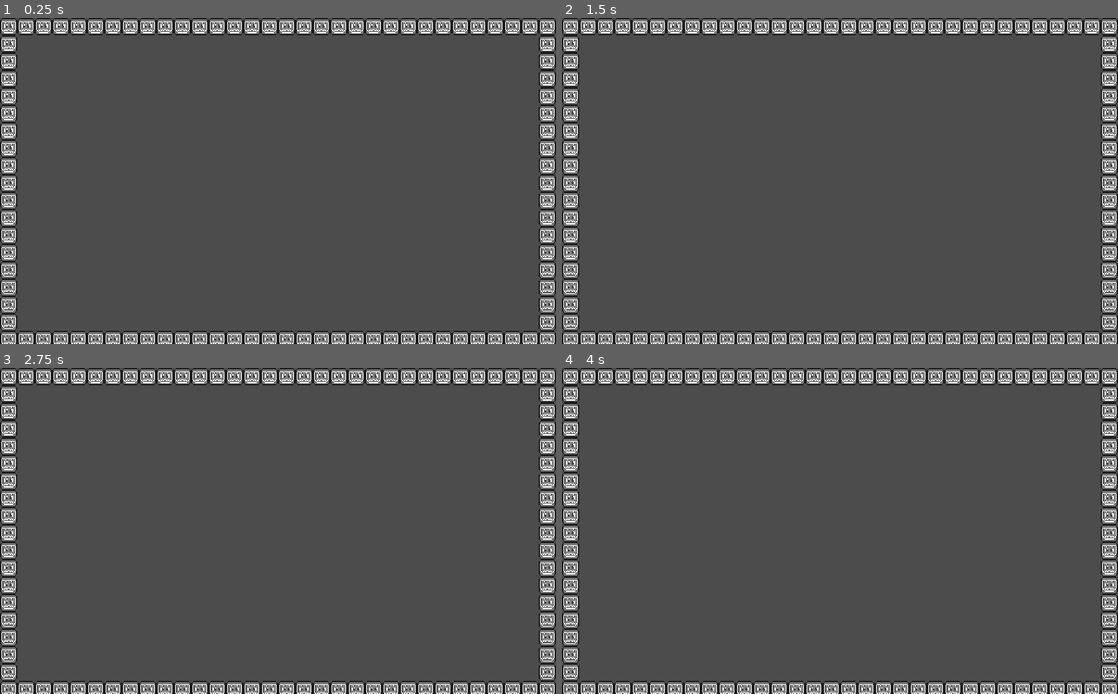
Above: before the commit, frames 1-4 (two rows, left to right).
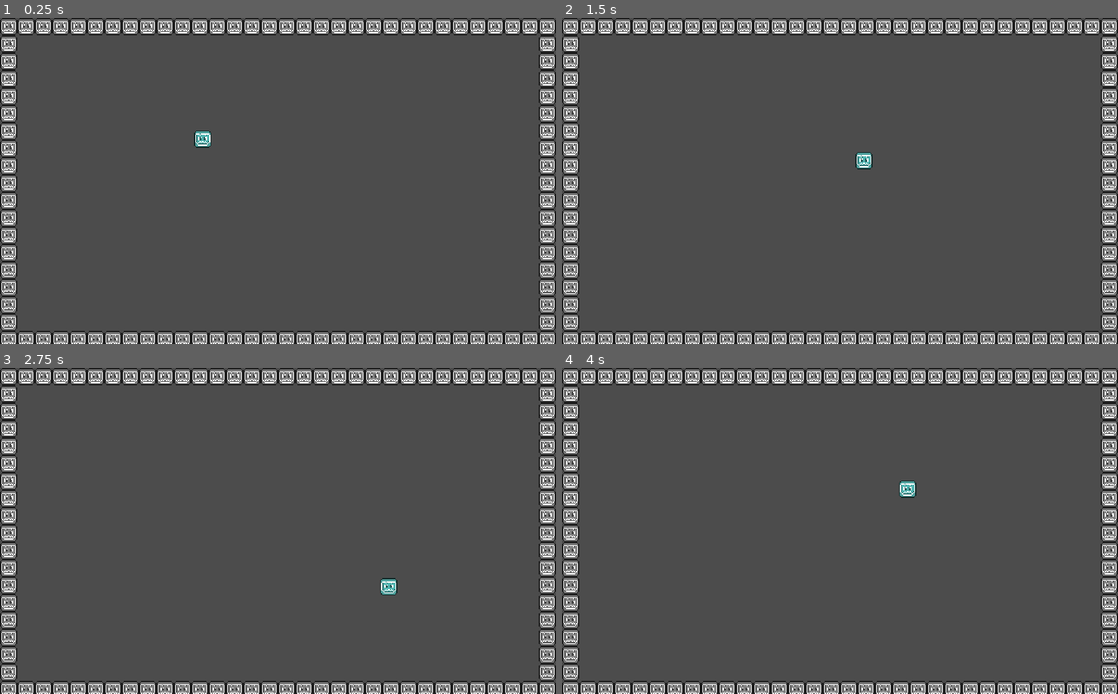
Above: after the commit, the same moments.

Repository: mewore/rgb-squad
Game: Godot game, scene res://Game.tscn
Two runs of this game, one before a commit and one after it. Both use one fixed random seed, a clock stepped at 60 frames per second and the inputs below.
Inputs:
- Up to frame 1 (0.25 s): no input
- Up to frame 2 (1.5 s): tap Enter at 0.5 s; hold Right (move_right, bound only after the commit) 0.53-1.28 s; hold Down (move_down, bound only after the commit) from 1.28 s (still down)
- Up to frame 3 (2.75 s): release Down (move_down, bound only after the commit) at 2.03 s; hold Right (move_right, bound only after the commit) from 2.03 s (still down)
- Up to frame 4 (4 s): release Right (move_right, bound only after the commit) at 2.78 s; hold Up (move_up, bound only after the commit) 2.78-3.53 s; hold Left (move_left, bound only after the commit) from 3.53 s (still down)

The runs differ from the first frame. In frame 1, 0.2% of the frame differs, in the area x 34-38%, y 34-40%; in frame 2, 0.2%; in frame 3, 0.2%; in frame 4, 0.2%.

Commit message:
A player that can move around with the arrow keys

Diff:
--- a/Game.tscn
+++ b/Game.tscn
@@ -1,6 +1,7 @@
-[gd_scene load_steps=4 format=2]
+[gd_scene load_steps=5 format=2]
 
 [ext_resource path="res://environment/tilesheet.png" type="Texture" id=1]
+[ext_resource path="res://entities/player/Player.tscn" type="PackedScene" id=2]
 
 [sub_resource type="ConvexPolygonShape2D" id=1]
 points = PoolVector2Array( 16, 16, 0, 16, 0, 0, 16, 0 )
@@ -44,3 +45,6 @@
 cell_size = Vector2( 16, 16 )
 format = 1
 tile_data = PoolIntArray( 0, 0, 0, 1, 0, 0, 2, 0, 0, 3, 0, 0, 4, 0, 0, 5, 0, 0, 6, 0, 0, 7, 0, 0, 8, 0, 0, 9, 0, 0, 10, …(1175 unchanged characters)…
+
+[node name="Player" parent="." instance=ExtResource( 2 )]
+position = Vector2( 186.676, 117.38 )
--- /dev/null
+++ b/entities/State.gd
@@ -0,0 +1,55 @@
+extends Node
+
+class_name State
+
+signal next_state_requested(requested, next_state)
+
+var LOG: Log = LogManager.get_log(self)
+
+const NO_STATE: String = ""
+const PREVIOUS_STATE: String = "<"
+const DISAPPEAR_STATE: String = "(x)"
+
+var active: bool = false
+var next_state: String
+
+# Using signals would be cleaner-looking, but it might potentially lead to some
+# nasty overlapping of state changes unless extra logic is added
+func set_next_state(new_next_state: String) -> void:
+    if self.active:
+        if self.next_state and self.next_state != new_next_state:
+            print("The next state is already set to '%s'. Overwriting it with '%s'." %
+                [self.next_state, new_next_state])
+        self.next_state = new_next_state
+        self.emit_signal("next_state_requested", self, new_next_state)
+    else:
+        LOG.error("Tried to change the next state to '%s' while inactive" % [new_next_state])
+
+# Clear the next state and prevent any updates to it
+func deactivate() -> void:
+    self.active = false
+    self.next_state = NO_STATE
+
+func activate() -> void:
+    self.active = true
+
+func initialize() -> void:
+    pass
+
+func enter() -> void:
+    pass
+
+func exit() -> void:
+    pass
+
+func process(_delta: float) -> void:
+    pass
+
+func physics_process(_delta: float) -> void:
+    pass
+
+func unhandled_input(_event: InputEvent) -> void:
+    pass
+
+func unhandled_key_input(_event: InputEventKey) -> void:
+    pass
--- /dev/null
+++ b/entities/StateMachine.gd
@@ -0,0 +1,122 @@
+extends Node
+
+class_name StateMachine
+
+signal state_changed()
+
+var LOG: Log = LogManager.get_log(self)
+
+export(NodePath) var FIRST_STATE
+export(NodePath) var OWNER = ".."
+
+var current_state_name: String
+var current_state: State
+
+var state_map: Dictionary = {}
+
+var history: Array = []
+
+func _ready() -> void:
+    self.owner = get_node(OWNER)
+    if has_node(FIRST_STATE):
+        current_state = get_node(FIRST_STATE)
+    else:
+        LOG.error("The initial state has not been set! Defaulting to the first state!")
+        current_state = get_child(0)
+
+    current_state_name = current_state.name.to_lower()
+    for _child in get_children():
+        var child: State = _child
+        child.set_owner(owner)
+        state_map[child.name.to_lower()] = child
+        var connect_result: int = child.connect("next_state_requested", self, "_on_next_state_requested")
+        if connect_result != OK:
+            printerr("Error [%d] when connecting to the 'next_state_requested' signal of node '%s'" %
+                [connect_result, child.name])
+
+    yield(self.owner, "ready")
+    LOG.info("The available states are: [%s]" % [PoolStringArray(state_map.keys()).join(", ")])
+    for _child in get_children():
+        var child: State = _child
+        LOG.debug("Initializing state: ", child.name)
+        child.initialize()
+    history.append(current_state_name)
+    _enter_state()
+
+func change_to(new_state_name: String) -> void:
+    new_state_name = new_state_name.to_lower()
+    if new_state_name == State.PREVIOUS_STATE:
+        self.back()
+    elif new_state_name == State.DISAPPEAR_STATE:
+        if owner.has_method("disappear"):
+            owner.disappear()
+        else:
+            owner.queue_free()
+    else:
+        set_state(new_state_name)
+        history.append(new_state_name)
+
+func back() -> void:
+    if history.size() >= 2:
+        var last_history_state: String = history.pop_back()
+        if last_history_state != current_state_name:
+            LOG.error("last_history_state (%s) is different from state_name (%s)" %
+                [last_history_state, current_state_name])
+        var previous_state: String = history.back()
+        LOG.debug("Going back from state '%s' to '%s'" % [current_state_name, previous_state])
+        set_state(previous_state)
+    else:
+        LOG.error("Cannot go to a previous state! The history is empty!")
+
+func set_state(new_state_name: String) -> void:
+    LOG.debug("Changing state to '%s'" % [new_state_name])
+    if !state_map.has(new_state_name):
+        LOG.error("State '%s' does not exist! The available states are: %s" %
+            [new_state_name, PoolStringArray(state_map.keys()).join(", ")])
+        return
+    _exit_state()
+    current_state_name = new_state_name
+    current_state = self.state_map[new_state_name]
+    _enter_state()
+    emit_signal("state_changed")
+
+func _on_next_state_requested(requester: Node, next_state: String) -> void:
+    if requester == current_state:
+        self.change_to(next_state)
+    else:
+        LOG.error(("State '%s' has requested a change to state '%s' but it isn't active at the moment " +
+            "(The active state is '%s')") % [requester.name.to_lower(), next_state, current_state_name])
+
+func _enter_state() -> void:
+    if current_state:
+        LOG.debug("Entering state: ", current_state.name)
+        current_state.activate()
+        current_state.enter()
+
+func _exit_state() -> void:
+    if current_state:
+        LOG.debug("Exiting state: ", current_state.name)
+        current_state.exit()
+        current_state.deactivate()
+
+func _process(delta: float) -> void:
+    if current_state:
+        if self.current_state.next_state:
+            self.change_to(self.current_state.next_state)
+
+        current_state.process(delta)
+
+func _physics_process(delta: float):
+    if current_state:
+        if self.current_state.next_state:
+            self.change_to(self.current_state.next_state)
+
+        current_state.physics_process(delta)
+
+func _unhandled_input(event: InputEvent) -> void:
+    if current_state:
+        current_state.unhandled_input(event)
+
+func _unhandled_key_input(event: InputEventKey) -> void:
+    if current_state:
+        current_state.unhandled_key_input(event)
--- /dev/null
+++ b/entities/player/Player.gd
@@ -0,0 +1,3 @@
+extends KinematicBody2D
+
+class_name Player
--- /dev/null
+++ b/entities/player/Player.tscn
@@ -0,0 +1,47 @@
+[gd_scene load_steps=7 format=2]
+
+[ext_resource path="res://entities/player/Player.gd" type="Script" id=1]
+[ext_resource path="res://entities/player/player.png" type="Texture" id=2]
+[ext_resource path="res://entities/StateMachine.gd" type="Script" id=3]
+[ext_resource path="res://entities/player/states/Moving.gd" type="Script" id=4]
+
+[sub_resource type="CircleShape2D" id=1]
+radius = 6.0
+
+[sub_resource type="CircleShape2D" id=2]
+radius = 9.0
+
+[node name="Player" type="KinematicBody2D"]
+script = ExtResource( 1 )
+
+[node name="CollisionShape2D" type="CollisionShape2D" parent="."]
+position = Vector2( 0, -3 )
+shape = SubResource( 1 )
+
+[node name="Sprite" type="Sprite" parent="."]
+position = Vector2( 0, -6 )
+texture = ExtResource( 2 )
+
+[node name="Label" type="Label" parent="."]
+margin_left = 8.0
+margin_top = -11.9379
+margin_right = 48.0
+margin_bottom = 2.06213
+__meta__ = {
+"_edit_use_anchors_": false
+}
+
+[node name="PickupDetector" type="Area2D" parent="."]
+position = Vector2( 0, -3 )
+monitorable = false
+collision_layer = 0
+collision_mask = 2
+
+[node name="CollisionShape2D" type="CollisionShape2D" parent="PickupDetector"]
+shape = SubResource( 2 )
+
+[node name="StateMachine" type="Node" parent="."]
+script = ExtResource( 3 )
+
+[node name="Moving" type="Node" parent="StateMachine"]
+script = ExtResource( 4 )
--- /dev/null
+++ b/entities/player/PlayerState.gd
@@ -0,0 +1,10 @@
+extends State
+
+class_name PlayerState
+
+const MOVING: String = "moving"
+var player: Player
+
+func set_owner(owner: Node) -> void:
+    .set_owner(owner)
+    self.player = owner
--- /dev/null
+++ b/entities/player/states/Moving.gd
@@ -0,0 +1,14 @@
+extends PlayerState
+
+export(float) var MAX_SPEED: float = 120.0
+export(float) var FULL_ACCELERATION_TIME: float = 0.06
+var ACCELERATION: float = MAX_SPEED / FULL_ACCELERATION_TIME
+var motion: Vector2 = Vector2.ZERO
+
+func physics_process(delta: float) -> void:
+    var input_x: int = (1 if Input.is_action_pressed("move_right") else 0) - (1 if Input.is_action_pressed("move_left") else 0)
+    var input_y: int = (1 if Input.is_action_pressed("move_down") else 0) - (1 if Input.is_action_pressed("move_up") else 0)
+    # Not normalizing the target speed vector on purpose
+    var target_speed: Vector2 = Vector2(input_x, input_y) * MAX_SPEED
+    motion = motion.move_toward(target_speed, ACCELERATION * delta)
+    motion = player.move_and_slide(motion)
--- a/project.godot
+++ b/project.godot
@@ -13,9 +13,33 @@
 "class": "Log",
 "language": "GDScript",
 "path": "res://util/Log.gd"
+}, {
+"base": "KinematicBody2D",
+"class": "Player",
+"language": "GDScript",
+"path": "res://entities/player/Player.gd"
+}, {
+"base": "State",
+"class": "PlayerState",
+"language": "GDScript",
+"path": "res://entities/player/PlayerState.gd"
+}, {
+"base": "Node",
+"class": "State",
+"language": "GDScript",
+"path": "res://entities/State.gd"
+}, {
+"base": "Node",
+"class": "StateMachine",
+"language": "GDScript",
+"path": "res://entities/StateMachine.gd"
 } ]
 _global_script_class_icons={
-"Log": ""
+"Log": "",
+"Player": "",
+"PlayerState": "",
+"State": "",
+"StateMachine": ""
 }
 
 [application]
@@ -23,6 +47,10 @@
 config/name="rgb-squad"
 run/main_scene="res://Game.tscn"
 config/icon="res://icon.png"
+
+[autoload]
+
+LogManager="*res://util/LogManager.gd"
 
 [display]
 
@@ -56,6 +84,29 @@
 "svg/scale": 1.0
 }
 
+[input]
+
+move_left={
+"deadzone": 0.5,
+"events": [ Object(InputEventKey,"resource_local_to_scene":false,"resource_name":"","device":0,"alt":false,"shift":false,"control":false,"meta":false,"command":false,"pressed":false,"scancode":16777231,"unicode":0,"echo":false,"script":null)
+ ]
+}
+move_right={
+"deadzone": 0.5,
+"events": [ Object(InputEventKey,"resource_local_to_scene":false,"resource_name":"","device":0,"alt":false,"shift":false,"control":false,"meta":false,"command":false,"pressed":false,"scancode":16777233,"unicode":0,"echo":false,"script":null)
+ ]
+}
+move_up={
+"deadzone": 0.5,
+"events": [ Object(InputEventKey,"resource_local_to_scene":false,"resource_name":"","device":0,"alt":false,"shift":false,"control":false,"meta":false,"command":false,"pressed":false,"scancode":16777232,"unicode":0,"echo":false,"script":null)
+ ]
+}
+move_down={
+"deadzone": 0.5,
+"events": [ Object(InputEventKey,"resource_local_to_scene":false,"resource_name":"","device":0,"alt":false,"shift":false,"control":false,"meta":false,"command":false,"pressed":false,"scancode":16777234,"unicode":0,"echo":false,"script":null)
+ ]
+}
+
 [rendering]
 
 quality/driver/driver_name="GLES2"
Binary file added: entities/player/player.png
Not shown, added: entities/player/player.png.import
Not shown, changed: README.md
